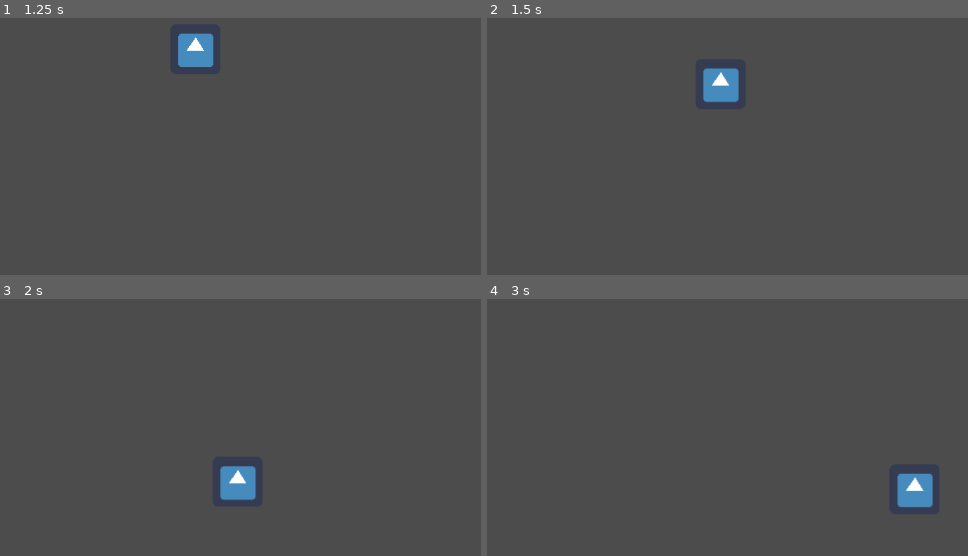
Above: before the commit, frames 1-4 (two rows, left to right).
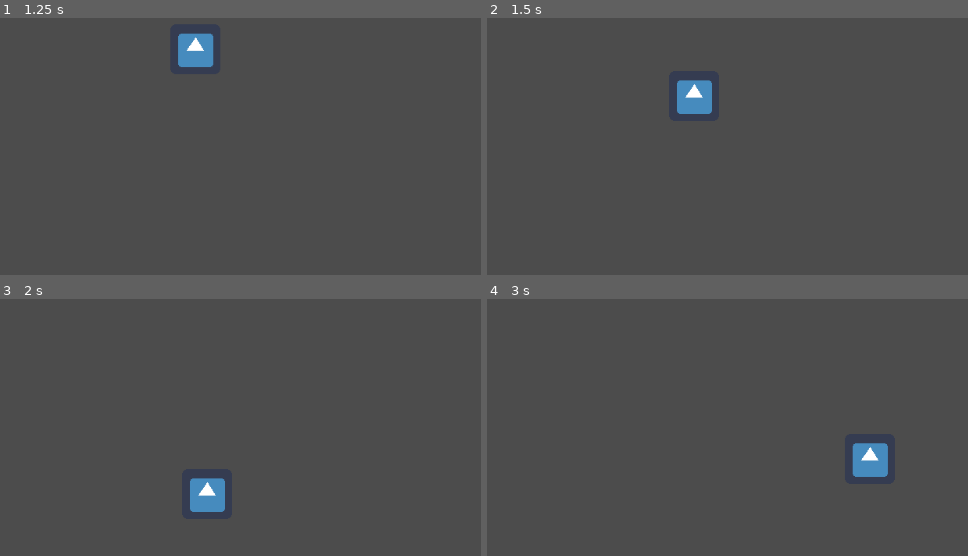
Above: after the commit, the same moments.

Repository: HebertSam/ggj_2019
Game: Godot game, scene res://level_1.tscn
Two runs of this game, one before a commit and one after it. Both use one fixed random seed, a clock stepped at 60 frames per second and the inputs below. The engine's default icon, where the game draws it, is replaced by a stand-in: a white triangle on a blue panel in a dark square.
Inputs:
- Up to frame 1 (1.25 s): tap Enter at 0.5 s; hold Right (ui_right) from 0.53 s (still down)
- Up to frame 2 (1.5 s): release Right (ui_right) at 1.28 s; hold Down (ui_down) from 1.28 s (still down)
- Up to frame 3 (2 s): keep holding Down (ui_down)
- Up to frame 4 (3 s): release Down (ui_down) at 2.03 s; hold Right (ui_right) 2.03-2.78 s; hold Up (ui_up) from 2.78 s (still down)

Frame 1 is identical in both runs. In frame 2, 1.6% of the frame differs, in the area x 39-53%, y 19-38%; in frame 3, 1.8%; in frame 4, 2.0%, in the area x 75-93%, y 56-82%.

Commit message:
Fix dumb movement bug.

Diff:
--- a/KinematicBody2D.gd
+++ b/KinematicBody2D.gd
@@ -6,27 +6,20 @@
 
 
 func get_input():
-	var moved = false;
+	motion = Vector2()
 	if Input.is_action_pressed('ui_right'):
 		motion.x += 1
-		moved = true;
-
 	if Input.is_action_pressed('ui_left'):
 		motion.x -= 1
-		moved = true;
 	if Input.is_action_pressed('ui_up'):
 		motion.y -= 1
-		moved = true;
 	if Input.is_action_pressed('ui_down'):
 		motion.y += 1
-		moved = true;
-
-	if !moved:
-		motion.x = 0
-		motion.y = 0
 
 	motion = motion.normalized() * SPEED
 
 func _physics_process(delta):
 	get_input()
 	move_and_collide(motion)
+	if global_position.x < 0:
+		global_position.x = 0;
